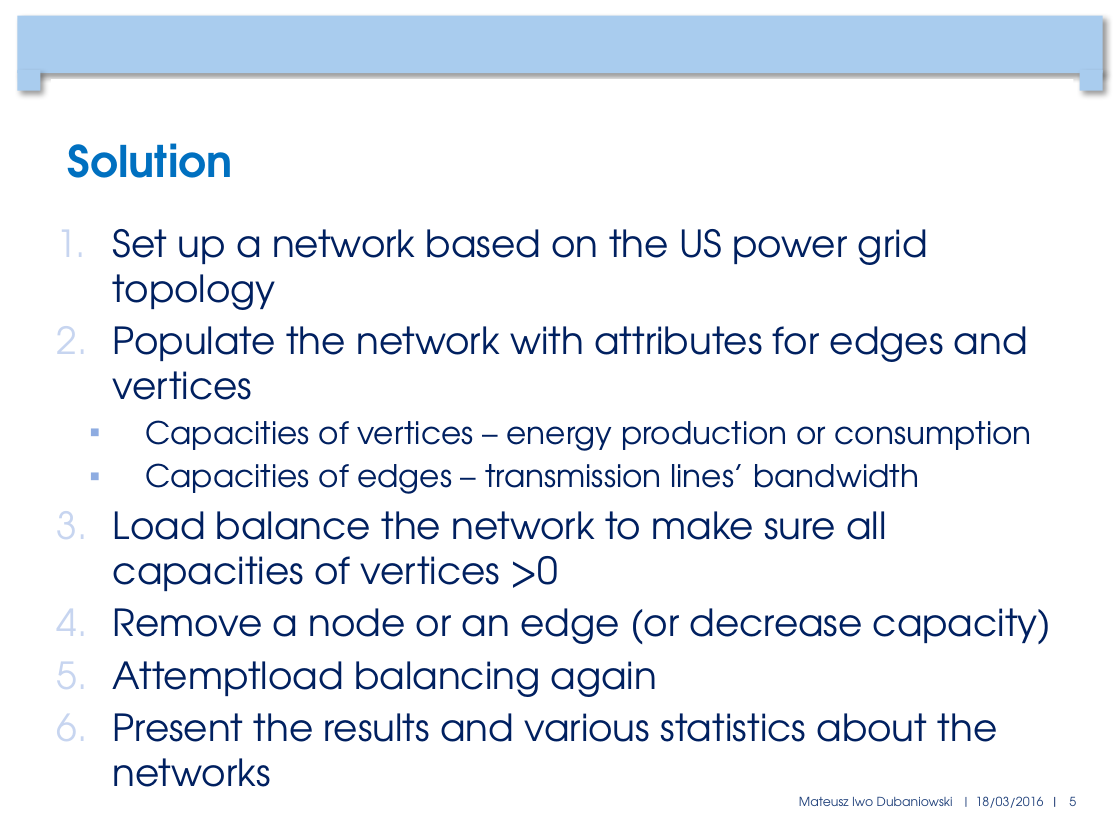
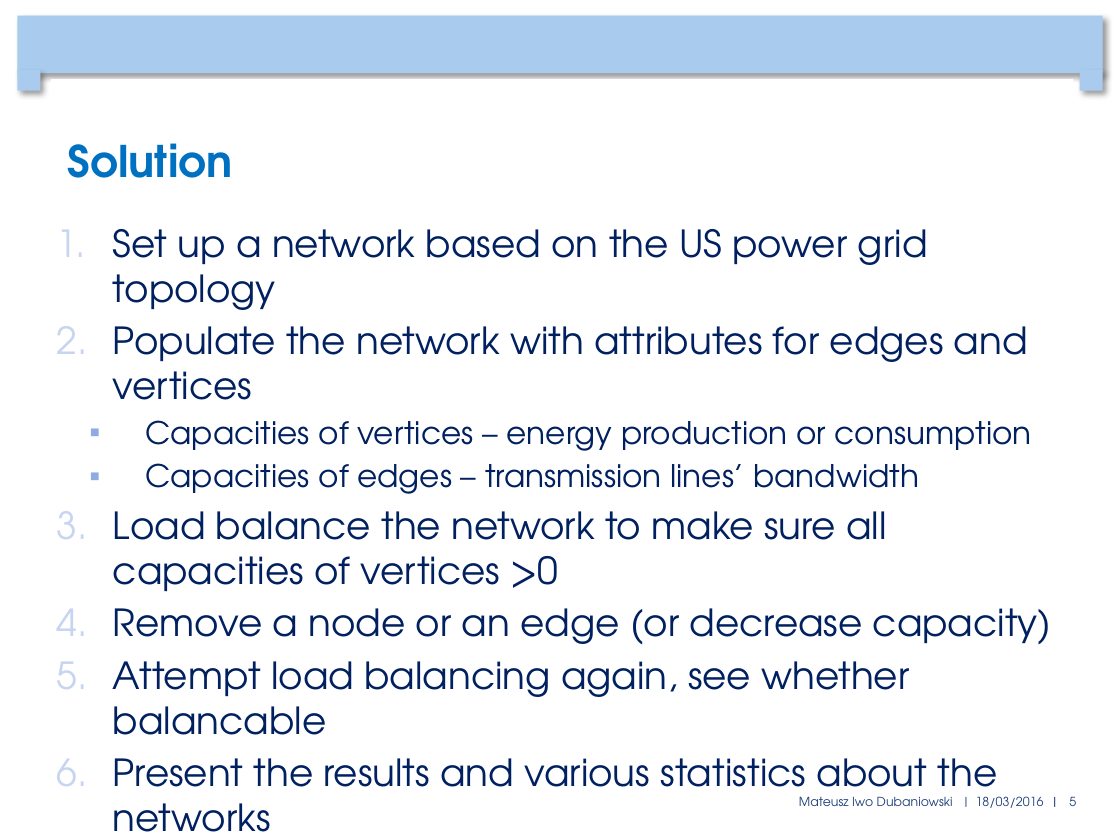
Before and after one commit to mduban/CNProject, a slide deck: slide 5 of FinalPresentation.pptx. Drawn at 1120x840 pixels with LibreOffice and Linux fonts; fonts in the diff are those of the drawing; background and template pictures are left out. Boxes give left, top, right and bottom in pixels: in the first picture for what was removed or moved away, otherwise in the second. Text is boxed around its words. In the diff, an @@ line names an element or a change of style, - is before the commit and + after.

```diff
--- a/FinalPresentation.pptx
+++ b/FinalPresentation.pptx
@@ text at (x1=113, y1=661, x2=909, y2=735): text changed @@
-5. Attemptload balancing again
+5. Attempt load balancing again, see whether balancable
```
Also in this commit, not shown: 6 other slides changed.
